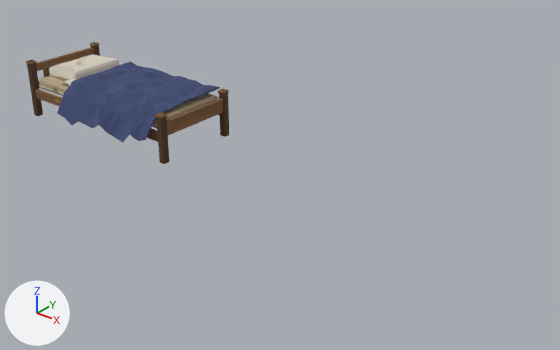
What one commit did to the Blender file models/furniture/bed_single.blend.
Both versions are drawn from a 50 mm lens placed at (6.91, -4.87, 3.05), pointed at (3.02, -0.01, 0.04). The axes (+X, +Y, +Z) are drawn at lower left. The lights are the same throughout. The first picture is the older version.

Objects in the first picture: 'bed_single_derevyannaya_samodelnaya_idle'.
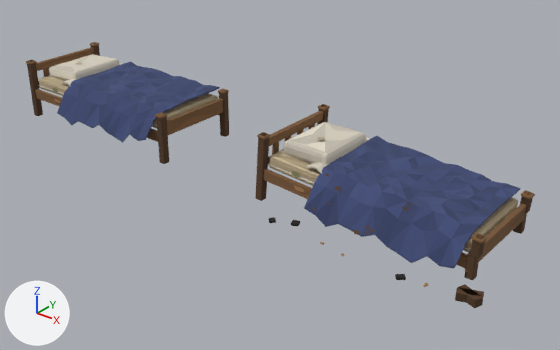
What differs and where, as boxes (x1, y1, x2, y2) in the pictures (560 x 350 px):
'bed_single_derevyannaya_samodelnaya_broken', added (blue): after (255, 104, 535, 308)

The change, as a diff of the scene's bpy script:
```diff
--- a/models/furniture/bed_single.blend.py
+++ b/models/furniture/bed_single.blend.py
@@ me_bed_single_derevyannaya_samodelnaya_broken @@
+me_bed_single_derevyannaya_samodelnaya_broken.from_pydata(...)  # 1542 vertices, 1892 faces; spans x -1.0..1.18, y -0.77..0.46, z 0.0..0.6
+me_bed_single_derevyannaya_samodelnaya_broken.materials.append(mat_palette)  # picture img_palette_png
@@ ob_bed_single_derevyannaya_samodelnaya_broken @@
+ob_bed_single_derevyannaya_samodelnaya_broken = bpy.data.objects.new('bed_single_derevyannaya_samodelnaya_broken', me_bed_single_derevyannaya_samodelnaya_broken)
+ob_bed_single_derevyannaya_samodelnaya_broken.location = (4.102, 0.0, 0.0)
```
